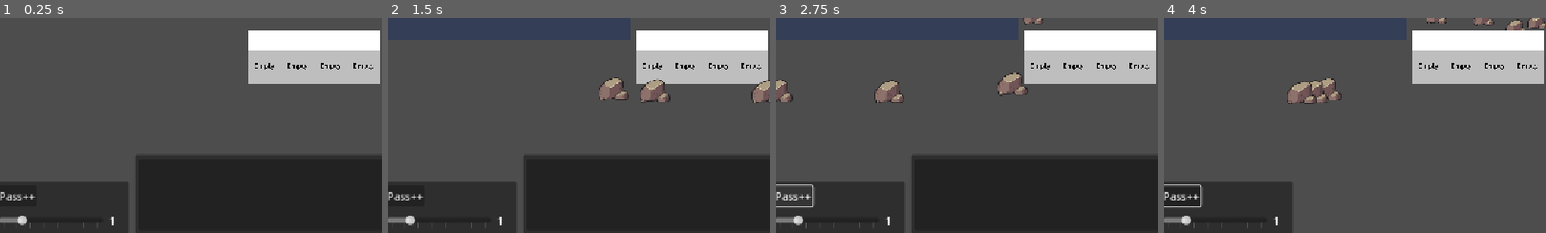
Above: before the commit, frames 1-4 (left to right).
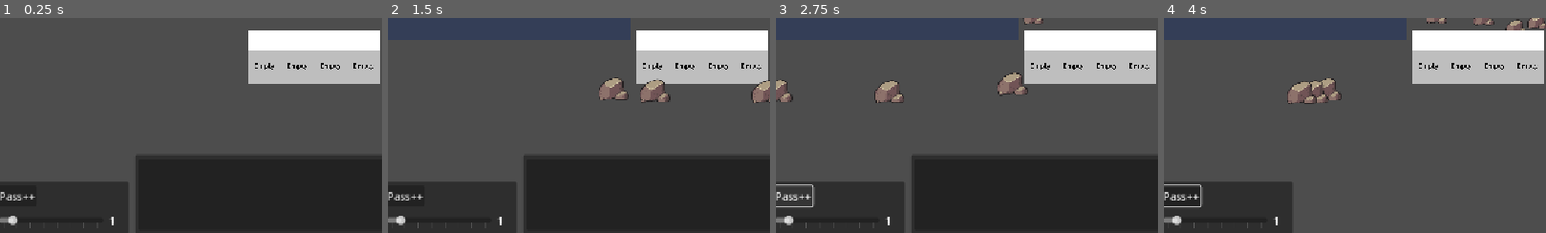
Above: after the commit, the same moments.

Repository: Sphinx111/ed_and_morgs_train_builder
Game: Godot game, scene res://Scenes/traincar.tscn
Two runs of this game, one before a commit and one after it. Both use one fixed random seed, a clock stepped at 60 frames per second and the inputs below.
Inputs (mouse positions are % of the whole screen's width and height, from its top left):
- Up to frame 1 (0.25 s): no input
- Up to frame 2 (1.5 s): click (42, 11) at 0.52 s; type "12" at 0.6 s; click "Workers" at 1.25 s
- Up to frame 3 (2.75 s): click "Pass++" at 2 s
- Up to frame 4 (4 s): click (98, 98) at 2.75 s; click (68, 97) at 3.5 s
The pictures show only the part of the screen within x 1-51%, y 50-100%; the shares and areas given below are measured in that part.

The runs differ from the first frame. In frame 1, 0.2% of the frame differs, in the area x 2-8%, y 92-97%; in frame 2, 0.2%; in frame 3, 0.2%; in frame 4, 0.2%.

Commit message:
faster timeFactor, fix water bug
Water safety for grey_water works again.
Farm no longer drinks all water and kills everyone.
max speedup is now 10x

Diff:
--- a/Modules/Producers/ProductionProvider.gd
+++ b/Modules/Producers/ProductionProvider.gd
@@ -40,7 +40,7 @@
 func produce(train : Train, worker_modifier : float) -> int:
 	var result = Globals.RESULT_OK
 	chew_backlog(train)
-	if progress == 0.0 && (output1_backlog > 0 or output2_backlog > 0):
+	if progress == 0.0 && output1_backlog <= 0 && output2_backlog <= 0:
 		if input_mode == Globals.USE_BOTH:
 			result = start_cycle_both(train, worker_modifier)	# Might indicate insufficient resources
 		elif input_mode == Globals.USE_EITHER:
@@ -69,7 +69,7 @@
 				result = Globals.NO_RESOURCES
 				if result == Globals.RESULT_OK and inputType2 != "":
 					var input2_avail = train.get_res(inputType2)
-					result = Helpers.exceeds_safety_margin(train, inputType1, outputType1, outputType2, input1_needed)
+					result = Helpers.exceeds_safety_margin(train, inputType2, outputType1, outputType2, input2_needed)
 					if input2_avail < input2_needed:
 						result = Globals.NO_RESOURCES
 		elif input1_from_map == true:       # if input1 is from the map, it consumes it at this step
@@ -108,7 +108,7 @@
 	# Only consume resource2 if resource1 is not available
 	if result != Globals.RESULT_OK:
 		if inputType2 != "":
-			result = Helpers.exceeds_safety_margin(train, inputType1, outputType1, outputType2, input1_needed)
+			result = Helpers.exceeds_safety_margin(train, inputType2, outputType1, outputType2, input2_needed)
 			var input2_avail = train.get_res(inputType2)
 			if input2_avail < input2_needed:
 				result = Globals.NO_RESOURCES
@@ -121,9 +121,10 @@
 	return result
 
 func chew_backlog(train : Train):
-	var output1_backlog : float = train.add_res(outputType1, output1_backlog)
-	if outputType2 != "" :
-		var output2_backlog : float = train.add_res(outputType2, output2_backlog)
+	if output1_backlog > 0:
+		output1_backlog = train.add_res(outputType1, output1_backlog)
+	if output2_backlog > 0:
+		output2_backlog = train.add_res(outputType2, output2_backlog)
 
 func make_progress(train : Train, worker_modifier : float):
 	# Don't make progress if train is above max speed for this module (ie scrap arms)
--- a/Scenes/traincar.tscn
+++ b/Scenes/traincar.tscn
@@ -208,7 +208,7 @@
 offset_bottom = 73.0
 focus_mode = 0
 mouse_filter = 1
-max_value = 5.0
+max_value = 10.0
 step = 0.5
 value = 1.0
 tick_count = 8
